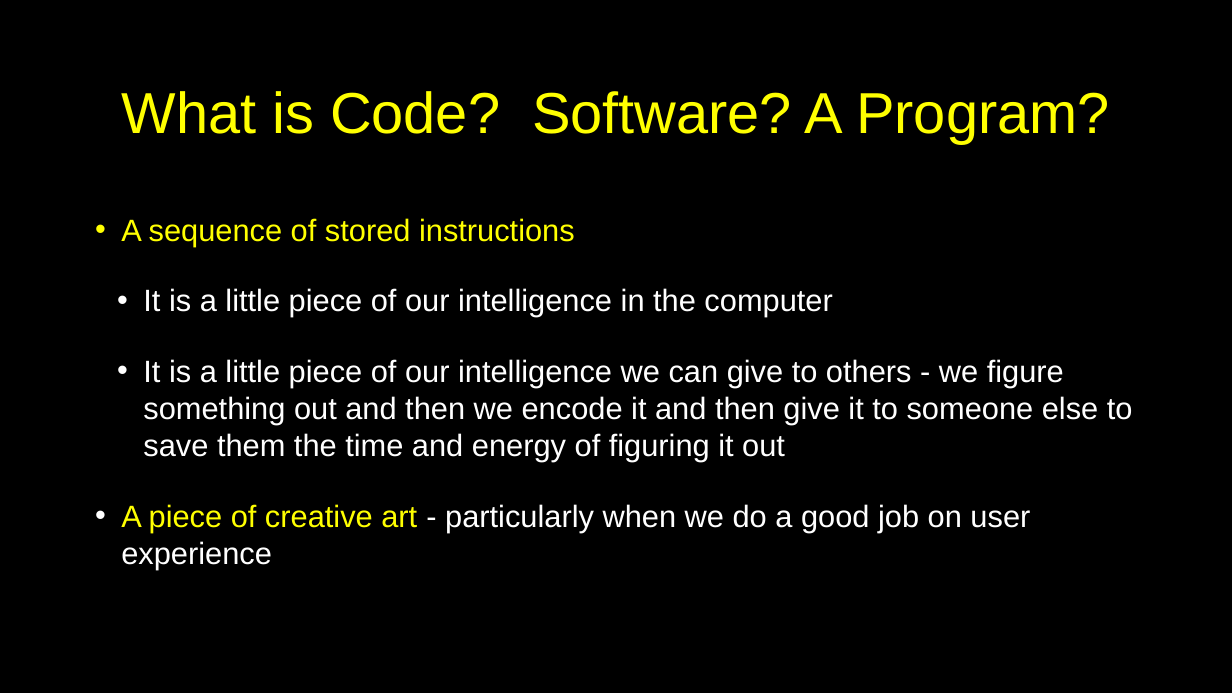
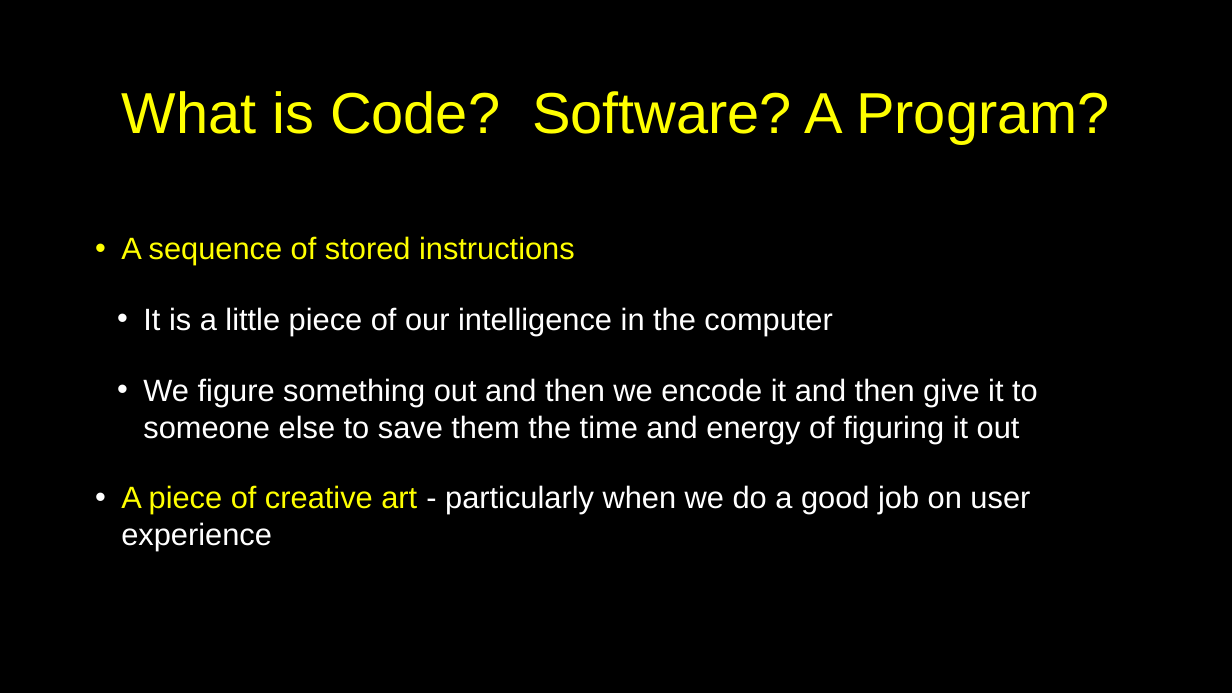
Before and after one commit to csev/py4e, a slide deck: slide 7 of lectures3/Pythonlearn-01-Intro.pptx. Drawn at 1232x693 pixels with LibreOffice and Linux fonts; fonts in the diff are those of the drawing. Boxes give left, top, right and bottom in pixels: in the first picture for what was removed or moved away, otherwise in the second. Text is boxed around its words. In the diff, an @@ line names an element or a change of style, - is before the commit and + after.

```diff
--- a/lectures3/Pythonlearn-01-Intro.pptx
+++ b/lectures3/Pythonlearn-01-Intro.pptx
@@ text at (143,378,1038,443): text changed @@
-  • It is a little piece of our intelligence we can give to others - we figure something out and then we encode it and then give it to someone else to save them the time and energy of figuring it out
+  • We figure something out and then we encode it and then give it to someone else to save them the time and energy of figuring it out
```
Also in this commit, not shown: 21 other slides changed, 4 other files.
